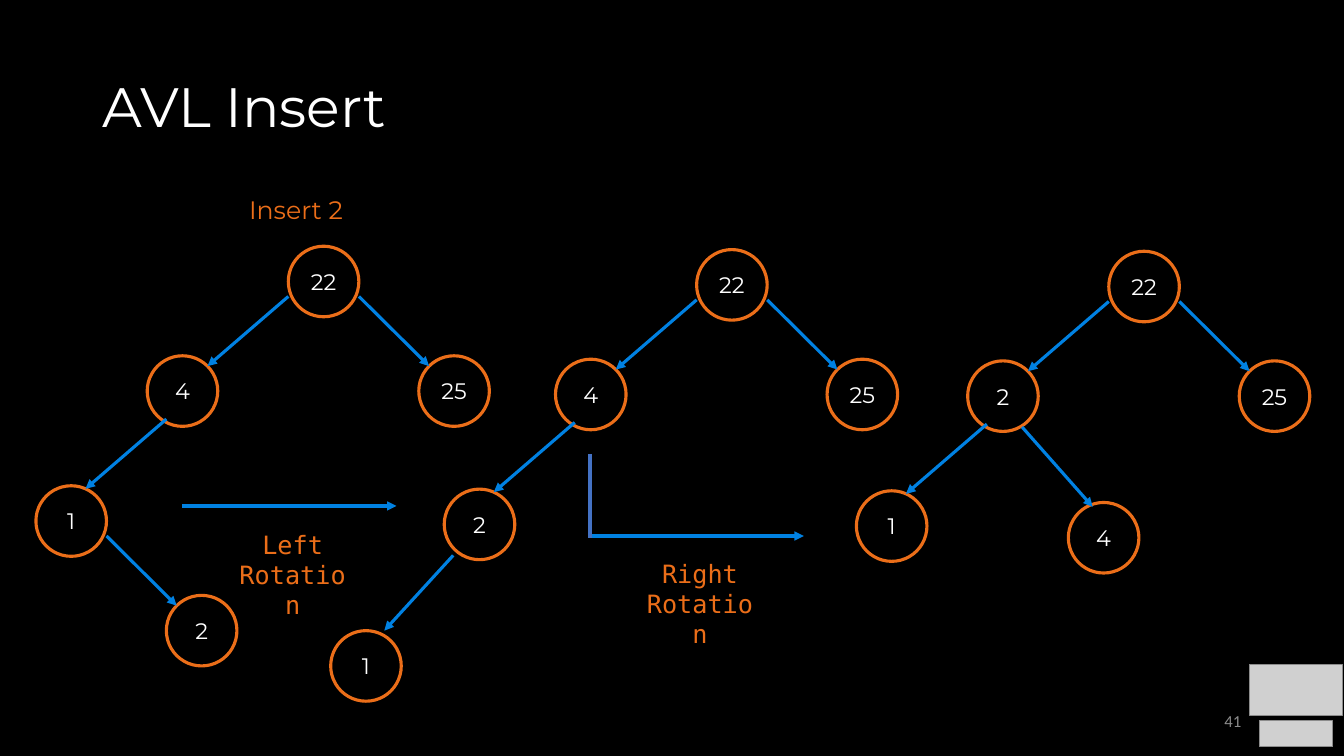
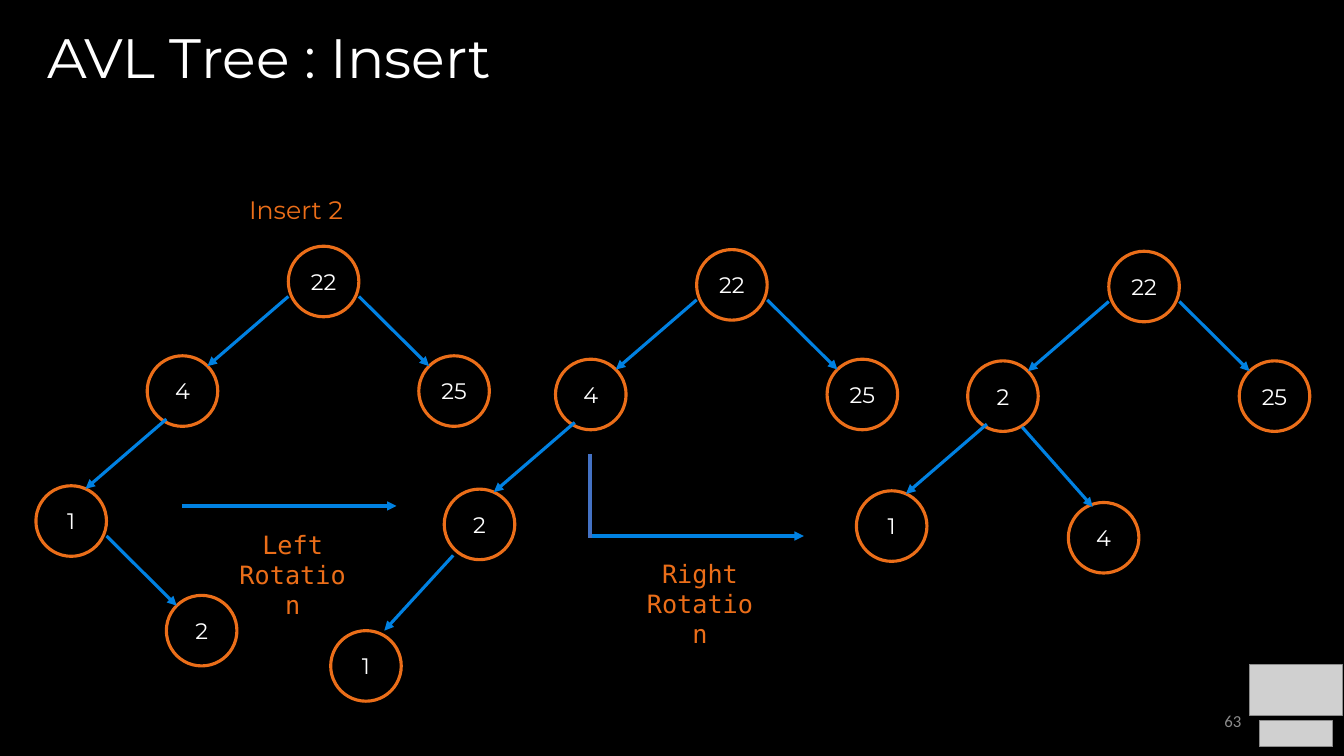
Before and after one commit to COP3530/Instructional-Content, a slide deck: slide 63 of Slides-PPT/4 - Balanced Trees.pptx (slide 41 before the commit). Drawn at 1344x756 pixels with LibreOffice and Linux fonts; fonts in the diff are those of the drawing; grey boxes stand for pictures. Boxes give left, top, right and bottom in pixels: in the first picture for what was removed or moved away, otherwise in the second. Text is boxed around its words. In the diff, an @@ line names an element or a change of style, - is before the commit and + after.

Commit message:
balanced tree changes

```diff
--- a/Slides-PPT/4 - Balanced Trees.pptx
+++ b/Slides-PPT/4 - Balanced Trees.pptx
@@ title at bbox=[47, 39, 490, 79]: text changed @@
-AVL Insert
+AVL Tree : Insert
@@ page number at bbox=[1224, 716, 1241, 727]: text changed @@
-41
+63
```
Also in this commit, not shown: 11 other slides changed, 22 slides added, 1 other file.
